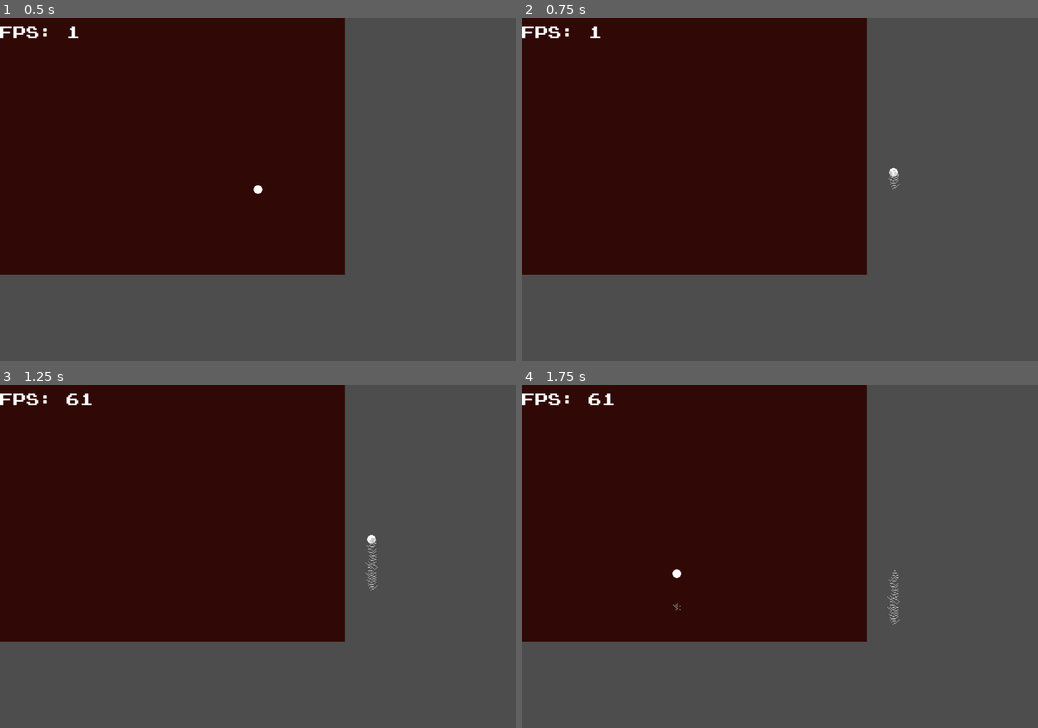
Above: before the commit, frames 1-4 (two rows, left to right).
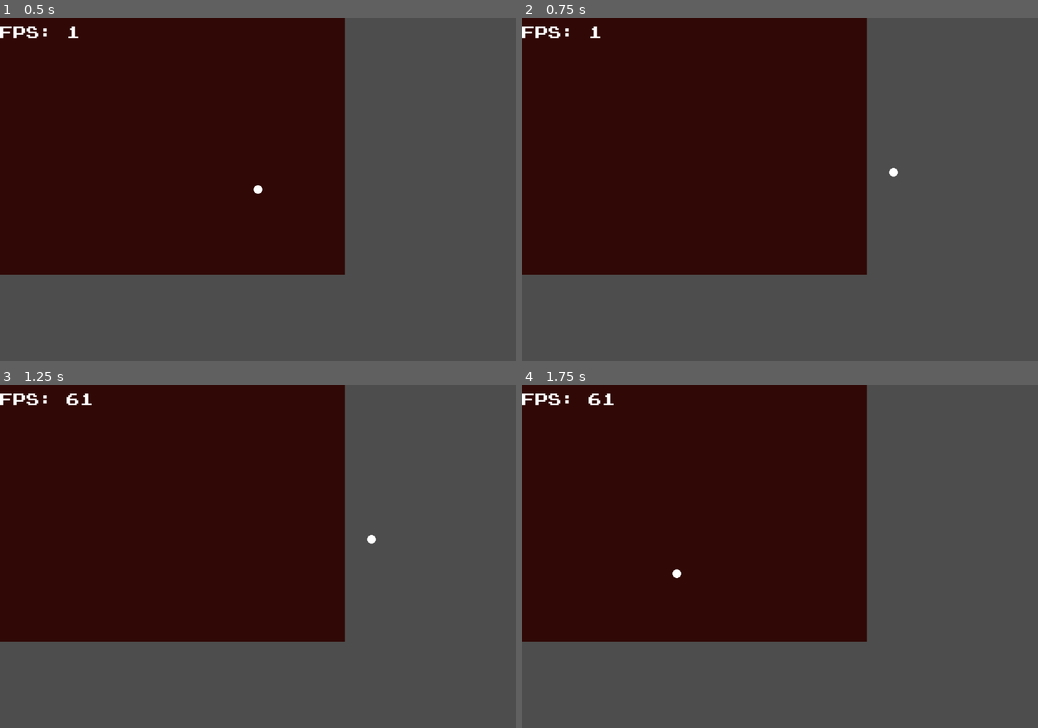
Above: after the commit, the same moments.

Repository: KunkelAlexander/neon-sand
Game: Godot game, scene res://scenes/cursor.tscn
Same seed, same stepped clock (60 frames per second), same inputs: the game is played once before the commit and once after it.
Inputs (mouse positions are in pixels of both pictures, inside the frame that each line leads up to):
- Up to frame 1 (0.5 s): no input
- Up to frame 2 (0.75 s): tap Enter at 0.5 s; move the mouse to (893, 172) at 0.52 s; press the mouse at (893, 172) at 0.53 s
- Up to frame 3 (1.25 s): no input
- Up to frame 4 (1.75 s): move the mouse to (676, 573) at 1.27 s; release the mouse at (676, 573) at 1.28 s; tap 1 (press_1) at 1.35 s

Frame 1 is identical in both runs. In frame 2, less than 0.1% of the frame differs, in the area x 71-74%, y 44-50%; in frame 3, 0.1%; in frame 4, 0.1%, in the area x 29-74%, y 54-70%.
Error after the commit: Invalid access to property or key 'grid_updated' on a base object of type 'Node'. (res://scripts/gpu_renderer.gd:53)

Commit message:
Implement sand update logic as C++ GDExtension for better performance

Diff:
--- a/project.godot
+++ b/project.godot
@@ -12,7 +12,7 @@
 
 config/name="NeonSand"
 run/main_scene="res://scenes/cursor.tscn"
-config/features=PackedStringArray("4.3", "GL Compatibility")
+config/features=PackedStringArray("4.4", "GL Compatibility")
 config/icon="res://icon.svg"
 
 [autoload]
@@ -72,6 +72,11 @@
 "events": [Object(InputEventKey,"resource_local_to_scene":false,"resource_name":"","device":-1,"window_id":0,"alt_press …(191 unchanged characters)…
 ]
 }
+key_exit={
+"deadzone": 0.2,
+"events": [Object(InputEventKey,"resource_local_to_scene":false,"resource_name":"","device":-1,"window_id":0,"alt_pressed":false,"shift_pressed":false,"ctrl_pressed":false,"meta_pressed":false,"pressed":false,"keycode":0,"physical_keycode":4194305,"key_label":0,"unicode":0,"location":0,"echo":false,"script":null)
+]
+}
 
 [rendering]
 
--- a/scenes/cursor.tscn
+++ b/scenes/cursor.tscn
@@ -1,10 +1,9 @@
-[gd_scene load_steps=6 format=3 uid="uid://c8maycj72kdl7"]
+[gd_scene load_steps=5 format=3 uid="uid://c8maycj72kdl7"]
 
-[ext_resource type="Script" path="res://scripts/cursor.gd" id="1_10kv6"]
-[ext_resource type="Script" path="res://scripts/sand_simulation_update_active.gd" id="2_5rbfh"]
-[ext_resource type="Script" path="res://scripts/gpu_renderer.gd" id="3_vh1vf"]
+[ext_resource type="Script" uid="uid://6obvkl6ec58y" path="res://scripts/cursor.gd" id="1_10kv6"]
+[ext_resource type="Script" uid="uid://dcnbemj7ja4xt" path="res://scripts/gpu_renderer.gd" id="3_vh1vf"]
 [ext_resource type="FontFile" uid="uid://ee7xbhgb8w64" path="res://assets/fonts/PressStart2P.ttf" id="4_iparr"]
-[ext_resource type="Script" path="res://scripts/show_fps.gd" id="5_dmrtd"]
+[ext_resource type="Script" uid="uid://dhrqxaqkhky4t" path="res://scripts/show_fps.gd" id="5_dmrtd"]
 
 [node name="Node2D" type="Node2D"]
 
@@ -17,9 +16,6 @@
 z_index = 4
 script = ExtResource("1_10kv6")
 
-[node name="SandSimulation" type="Node" parent="."]
-script = ExtResource("2_5rbfh")
-
 [node name="SandRenderer" type="Node2D" parent="."]
 script = ExtResource("3_vh1vf")
 
@@ -31,3 +27,5 @@
 text = "FPS: "
 vertical_alignment = 1
 script = ExtResource("5_dmrtd")
+
+[node name="SandSimulation" type="SandSimulation" parent="."]
--- a/scripts/cursor.gd
+++ b/scripts/cursor.gd
@@ -42,6 +42,9 @@
 		var radius   = grid_to_screen(cursor_size)
 		sand_sim.spawn_sand(grid_pos, radius, Global.SAND_EMPTY)
 
+	if Input.is_action_pressed("key_exit"):
+		get_tree().quit()
+
 	if Input.is_action_pressed("press_1"):
 		sand_type = Global.SAND_TYPE1
 	if Input.is_action_pressed("press_2"):
@@ -51,3 +54,7 @@
 
 func _draw():
 	draw_circle(Vector2.ZERO, cursor_size, Color(1, 1, 1))
+
+
+func _on_sand_simulation_grid_updated(old_grid: Variant, new_grid: Variant) -> void:
+	pass # Replace with function body.
--- a/scripts/gpu_renderer.gd
+++ b/scripts/gpu_renderer.gd
@@ -69,16 +69,14 @@
 	color_palette_texture = ImageTexture.create_from_image(palette_image)
 
 
-func _on_grid_updated(grids, active_grid):
-	var updated_grid = grids[active_grid]
-
+func _on_grid_updated(grid):
 	var type_image = Image.create(Global.WIDTH, Global.HEIGHT, false, Image.FORMAT_R8)
 
 	var data = PackedByteArray()
 	data.resize(Global.WIDTH * Global.HEIGHT)
 
 	for i in range(Global.WIDTH * Global.HEIGHT):
-		data[i] = int(updated_grid[i] / 3.0 * 255)
+		data[i] = int(grid[i] / 3.0 * 255)
 
 	type_image.set_data(Global.WIDTH, Global.HEIGHT, false, Image.FORMAT_R8, data)
 	type_texture.update(type_image)
--- a/scripts/sand_simulation_update_active.gd
+++ b/scripts/sand_simulation_update_active.gd
@@ -36,7 +36,7 @@
 
 func _process(delta):
 	update_sand()
-	grid_updated.emit(sand_grids, active_grid)  # Notify renderer
+	grid_updated.emit(sand_grids[active_grid])  # Notify renderer
 
 
 func update_sand():
--- a/scripts/sand_simulation_update_all.gd
+++ b/scripts/sand_simulation_update_all.gd
@@ -33,7 +33,7 @@
 
 func _process(delta):
 	update_sand()
-	grid_updated.emit(sand_grids, active_grid)  # Notify renderer
+	grid_updated.emit(sand_grids[active_grid])  # Notify renderer
 
 
 func update_sand():
Not shown, changed: assets/fonts/PressStart2P.ttf.import
Not shown, changed: .gitignore
Not shown, added: .gitmodules
Not shown, added: .sconsign.dblite
Not shown, added: SConstruct
Not shown, added: bin/gdsandsimulation.gdextension
Not shown, added: bin/libsandsimulation.linux.template_debug.x86_64.so
Not shown, added: demo/bin/libsandsimulation.linux.template_debug.x86_64.so
Not shown, added: src/register_types.cpp
Not shown, added: src/register_types.h
Not shown, added: src/sand_simulation.cpp
Not shown, added: src/sand_simulation.h
